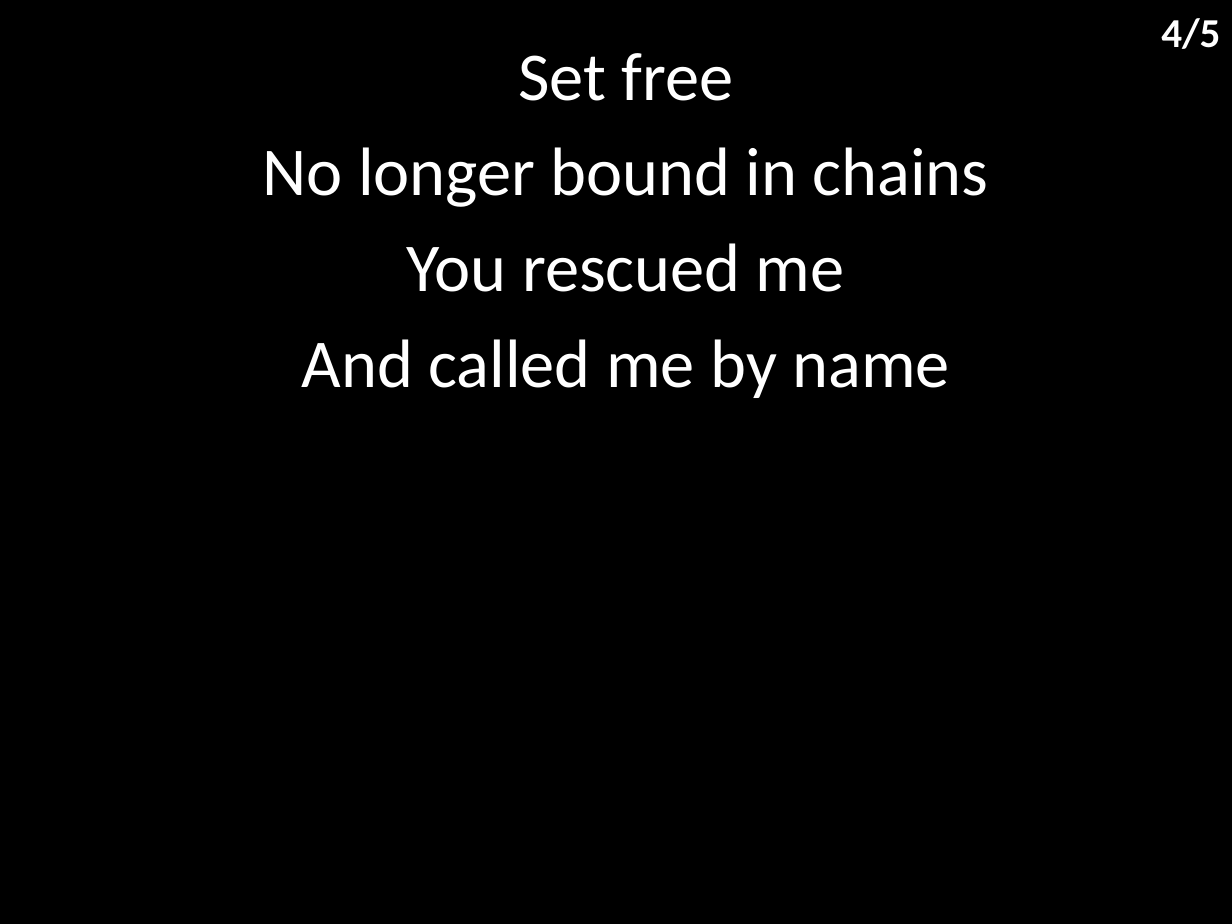
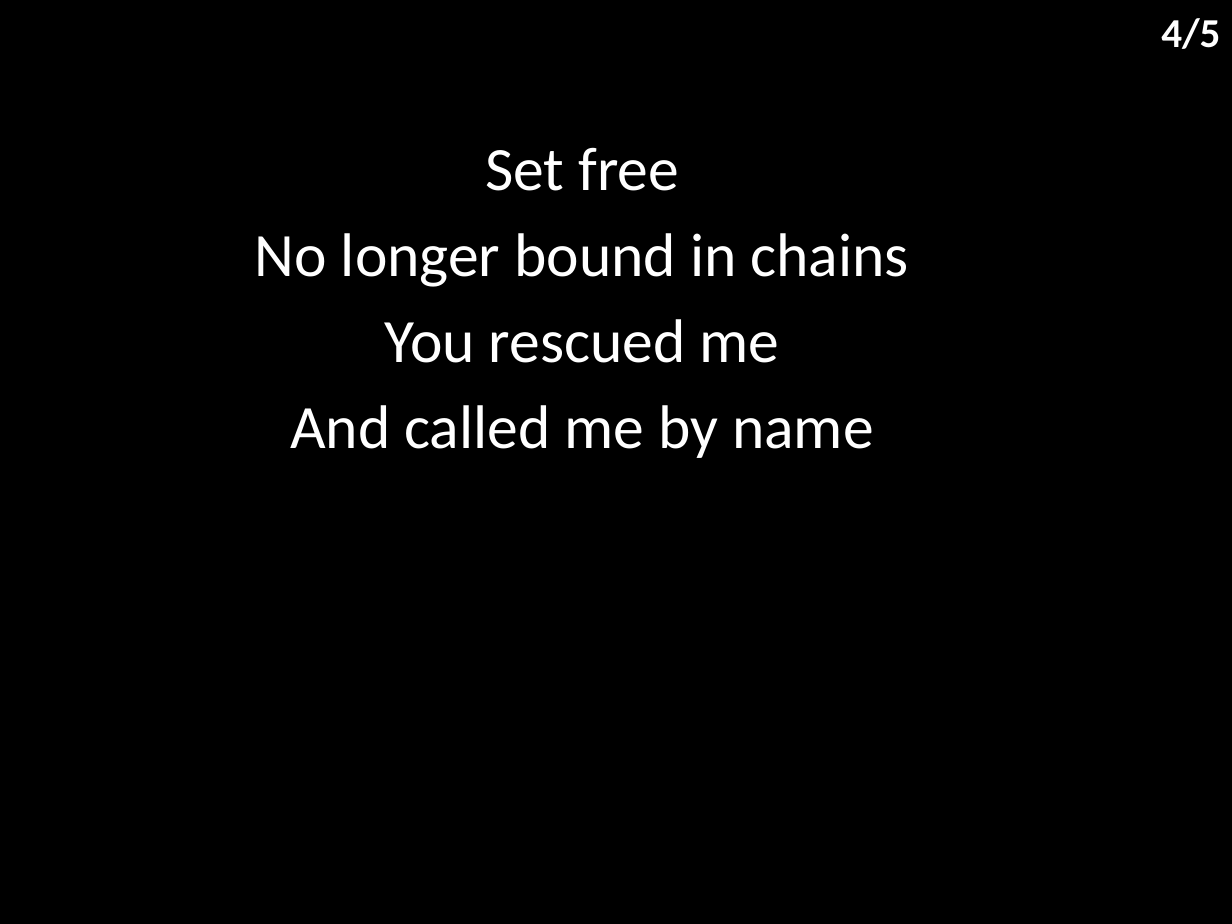
Before and after one commit to hoo-are-ya/worship, a slide deck: slide 5 of docs/songs/never gonna stop singing.pptx. Drawn at 1232x924 pixels with LibreOffice and Linux fonts; fonts in the diff are those of the drawing. Boxes give left, top, right and bottom in pixels: in the first picture for what was removed or moved away, otherwise in the second. Text is boxed around its words. In the diff, an @@ line names an element or a change of style, - is before the commit and + after.

```diff
--- a/docs/songs/never gonna stop singing.pptx
+++ b/docs/songs/never gonna stop singing.pptx
@@ subtitle "Set free" moved from (x1=262, y1=53, x2=989, y2=398) to (x1=255, y1=147, x2=908, y2=458) @@
@@ subtitle "Set free" at (x1=255, y1=147, x2=908, y2=458): size 40 to 36 pt @@
```
Also in this commit, not shown: 4 other slides changed, 5 other files.
